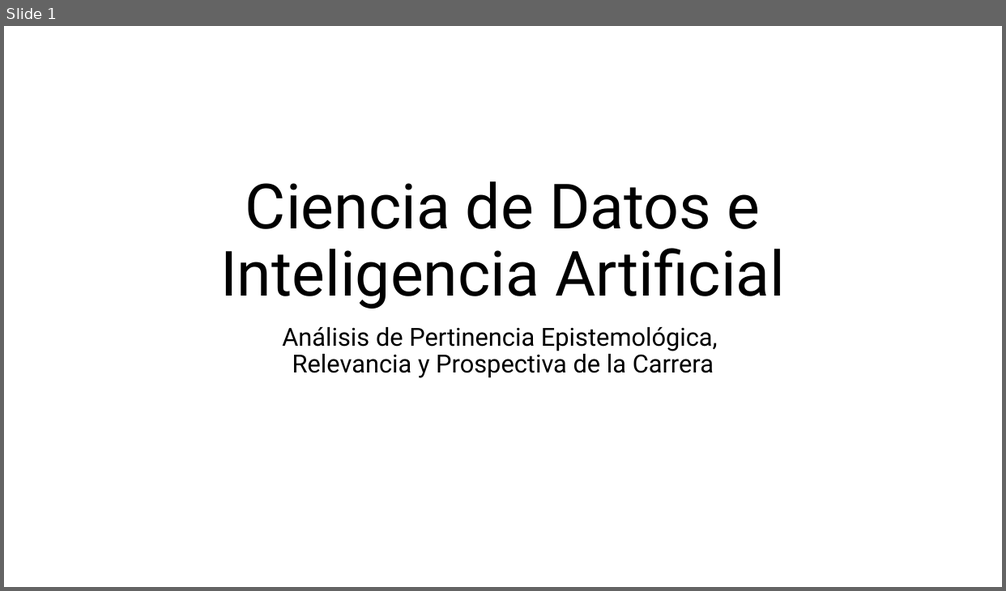
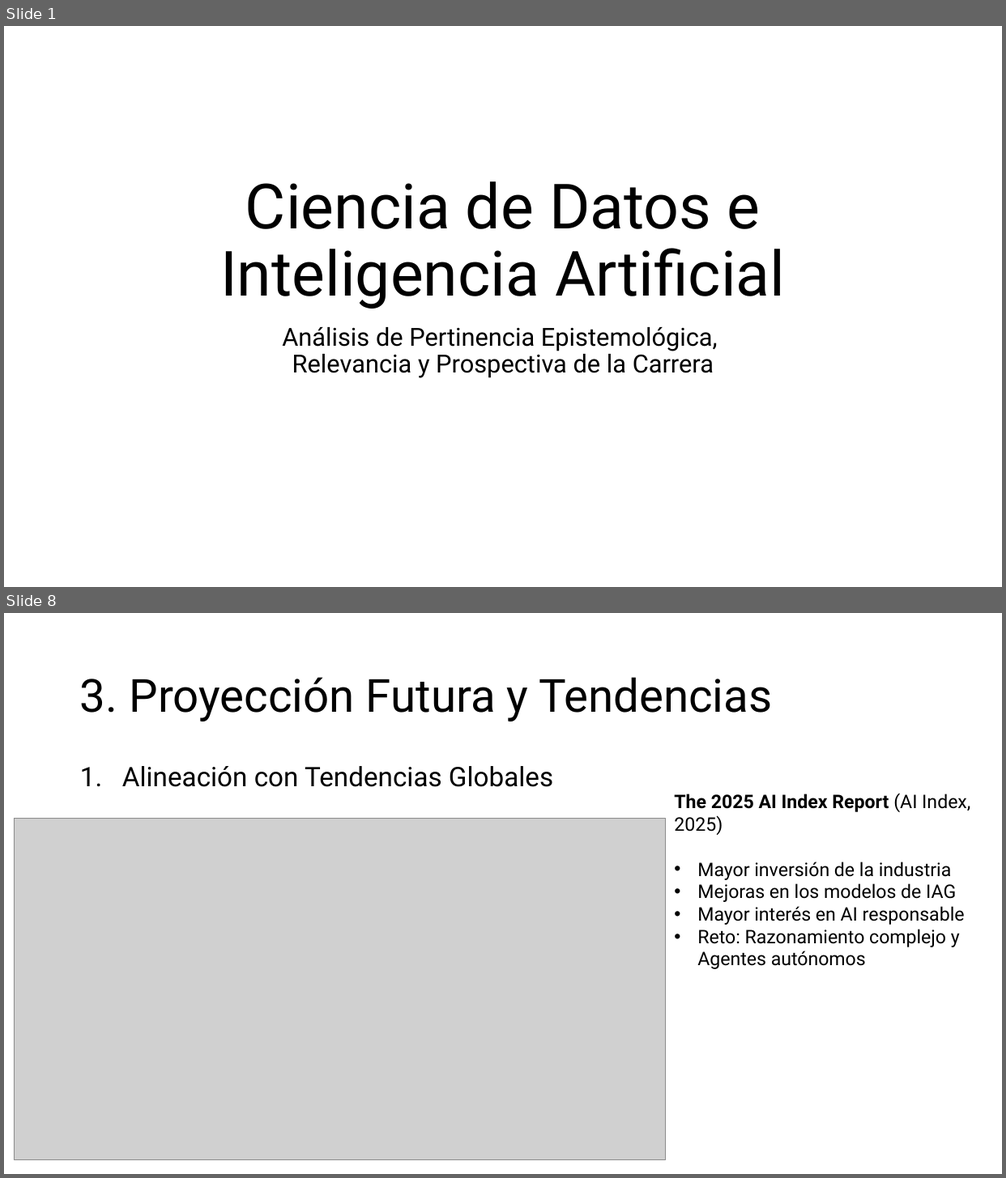
Before and after one commit to aavendan/cdia, a slide deck: 03 Presentación - CDIA.pptx. Shown one above the other, each under a label of ours: slide 1 before the commit, slides 1 and 8 after it; the slides between them are not shown. The pictures are 1006x591 and 1006x1178 pixels, drawn with LibreOffice and Linux fonts; fonts in the diff are those of the drawing; grey boxes stand for pictures. Boxes give left, top, right and bottom in pixels: in the first picture for what was removed or moved away, otherwise in the second. Text is boxed around its words. In the diff, an @@ line names an element or a change of style, - is before the commit and + after.

```diff
--- a/03 Presentación - CDIA.pptx
+++ b/03 Presentación - CDIA.pptx
@@ slide 8 added at (x1=4, y1=613, x2=1002, y2=1174), background #FFFFFF @@
@@ title added at (x1=80, y1=677, x2=773, y2=722), 44 pt, text #000000 @@
+3. Proyección Futura y Tendencias
@@ text added at (x1=122, y1=766, x2=553, y2=787), 25.9 pt, text #000000 @@
+1. Alineación con Tendencias Globales
@@ text added at (x1=674, y1=793, x2=970, y2=969), 18 pt, text #000000 @@
+The 2025 AI Index Report (AI Index, 2025)
+• Mayor inversión de la industria
+• Mejoras en los modelos de IAG
+• Mayor interés en AI responsable
+• Reto: Razonamiento complejo y Agentes autónomos
@@ picture added at (x1=14, y1=819, x2=665, y2=1161) @@
```
Also in this commit, not shown: 10 slides changed, 1 other slide added.
